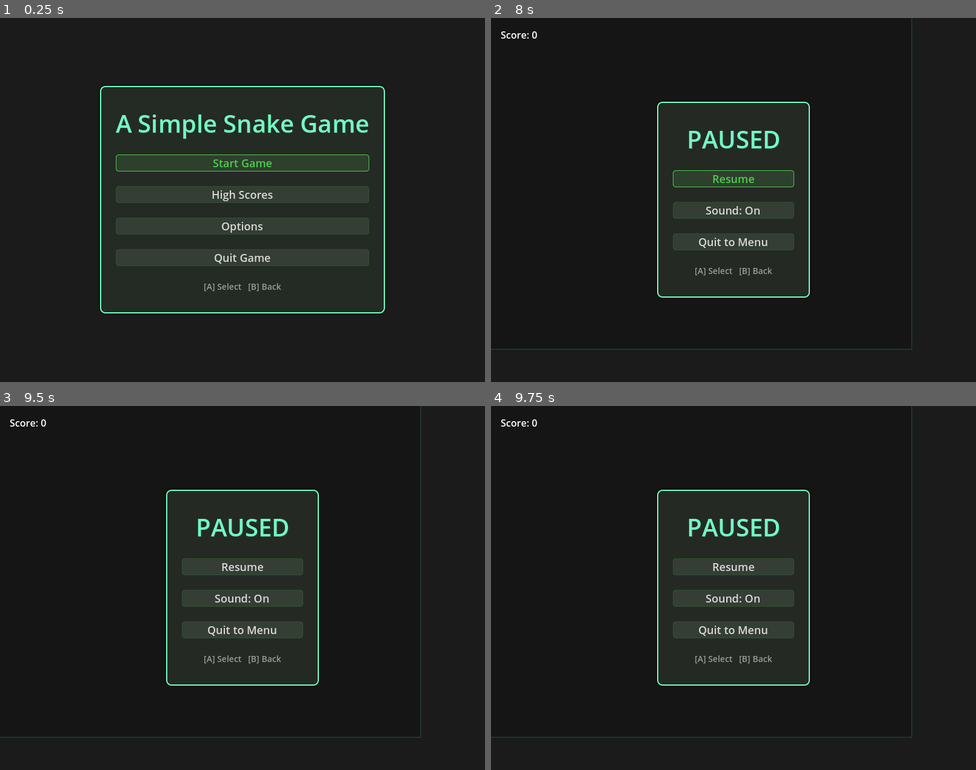
Above: before the commit, frames 1-4 (two rows, left to right).
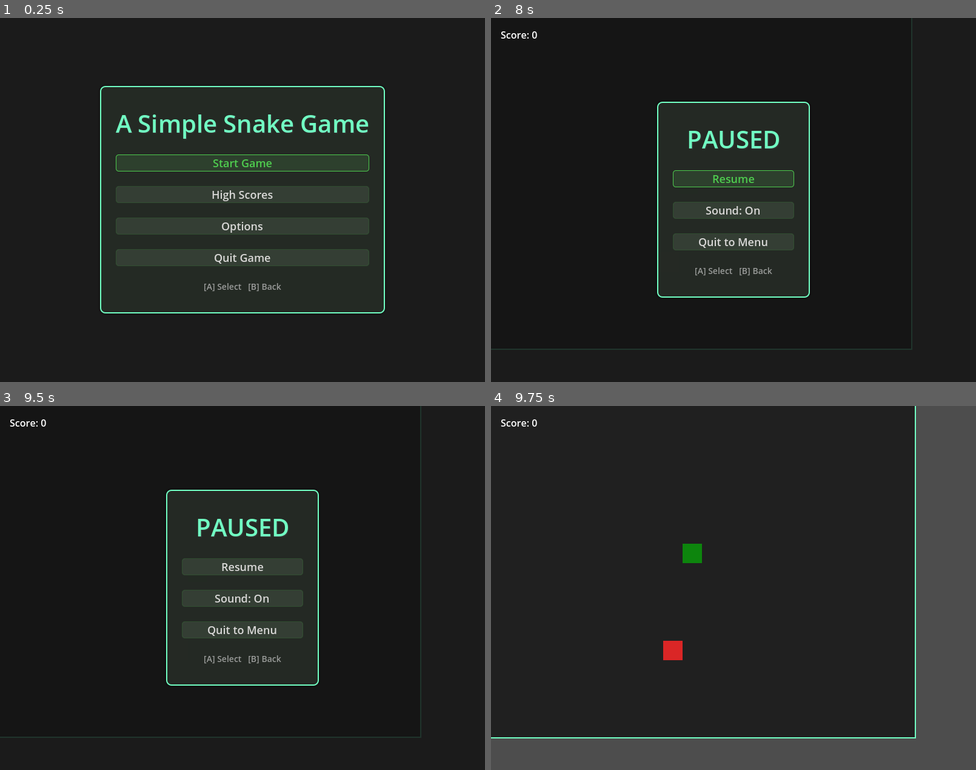
Above: after the commit, the same moments.

Repository: bluehexagons/snake2d
Game: Godot game, scene res://scenes/main/main.tscn
Two runs of this game, one before a commit and one after it. Both use one fixed random seed, a clock stepped at 60 frames per second and the inputs below.
Inputs (mouse positions are in pixels of both pictures, inside the frame that each line leads up to):
- Up to frame 1 (0.25 s): no input
- Up to frame 2 (8 s): click "Start Game" at 0.5 s; move the mouse to (840, 181) at 1.27 s; hold Right (right) 1.28-2.03 s; click (840, 181) at 1.42 s; move the mouse to (636, 218) at 2.02 s; hold Down (down) 2.03-2.78 s; move the mouse to (782, 119) at 2.77 s; hold Right (right) 2.78-3.53 s; move the mouse to (709, 272) at 3.52 s; hold Up (ui_up) 3.53-4.28 s; click (709, 272) at 3.67 s; move the mouse to (879, 254) at 4.27 s; hold Left (left) 4.28-5 s; tap Space (pause) at 4.9 s; click "Sound: On" at 5 s; click "Sound: Off" at 5.75 s; click "Resume" at 6.5 s; move the mouse to (588, 145) at 7.27 s; hold Left (left) from 7.28 s (still down); tap Escape (ui_cancel) at 7.9 s
- Up to frame 3 (9.5 s): move the mouse to (266, 588) at 8.02 s; release Left (left) at 8.03 s; hold Down (down) 8.03-8.78 s; click (266, 588) at 8.17 s; tap Enter at 8.75 s; move the mouse to (169, 497) at 8.77 s; hold Right (right) from 8.78 s (still down)
- Up to frame 4 (9.75 s): tap Space (pause) at 9.5 s; move the mouse to (840, 569) at 9.52 s; release Right (right) at 9.53 s; hold Up (ui_up) from 9.53 s (still down)

Frames 1-3 are identical in both runs. In frame 4, 25% of the frame differs, in the area x 0-100%, y 0-100%.

Commit message:
(w/AI) Save & restore settings, scroll high score list w/ gamepad

Diff:
--- a/autoload/audio_manager.gd
+++ b/autoload/audio_manager.gd
@@ -3,6 +3,7 @@
 enum Waveform {SINE, SQUARE, TRIANGLE, SAW}
 
 const BASE_FREQUENCY := 420.0  # About an A4 note
+const SETTINGS_FILE := "user://settings.dat"
 
 # Quality settings for square/saw waves
 const HARMONICS := 8  # Number of harmonics for complex waveforms
@@ -24,6 +25,43 @@
 		add_child(player)
 		audio_players.append(player)
 
+	# Load settings
+	load_settings()
+
+func _update_players() -> void:
+	for player in audio_players:
+		player.volume_db = -999.0 if is_muted else 0.0
+
+# Settings functions
+func save_settings() -> void:
+	var file := FileAccess.open(SETTINGS_FILE, FileAccess.WRITE)
+	if file:
+		# Save sound setting
+		file.store_8(1 if is_muted else 0)
+		# Save fullscreen setting
+		file.store_8(1 if DisplayServer.window_get_mode() == DisplayServer.WINDOW_MODE_FULLSCREEN else 0)
+
+func load_settings() -> void:
+	if FileAccess.file_exists(SETTINGS_FILE):
+		var file := FileAccess.open(SETTINGS_FILE, FileAccess.READ)
+		if file:
+			# Load sound setting
+			var muted := file.get_8() == 1
+			is_muted = muted
+			_update_players()
+
+			# Load fullscreen setting
+			var fullscreen := file.get_8() == 1
+			DisplayServer.window_set_mode(
+				DisplayServer.WINDOW_MODE_FULLSCREEN if fullscreen else DisplayServer.WINDOW_MODE_WINDOWED
+			)
+
+func reset_settings() -> void:
+	is_muted = false
+	_update_players()
+	DisplayServer.window_set_mode(DisplayServer.WINDOW_MODE_WINDOWED)
+	save_settings()
+
 func get_available_player() -> AudioStreamPlayer:
 	for player in audio_players:
 		if not player.playing:
@@ -32,8 +70,9 @@
 
 func toggle_mute() -> bool:
 	is_muted = !is_muted
-	for player in audio_players:
-		player.volume_db = -999.0 if is_muted else 0.0
+	_update_players()
+	save_settings()
+
 	return is_muted
 
 func play_move() -> void:
--- a/scenes/main/main.gd
+++ b/scenes/main/main.gd
@@ -204,6 +204,12 @@
 	in_high_scores_menu = false
 	_update_menu_focus()
 
+func reset_high_scores() -> void:
+	high_scores.clear()
+
+	var file := FileAccess.open("user://highscore.dat", FileAccess.WRITE)
+	file.close()
+
 func _on_quit_game_pressed() -> void:
 	# Ensure mouse is free before showing dialog
 	if not is_mobile:
@@ -295,7 +301,7 @@
 			_update_menu_focus()
 
 	# Handle pause input during gameplay
-	if in_game and not paused and Input.is_action_just_pressed("pause"):
+	if in_game and Input.is_action_just_pressed("pause"):
 		_toggle_pause()
 
 	if in_game and not paused and camera and camera_target != Vector2.ZERO:
@@ -381,6 +387,6 @@
 		elif in_options_menu:
 			_on_options_back_pressed()
 			get_viewport().set_input_as_handled()
-		elif in_game and not paused:
-			_set_paused(true)
+		elif in_game:
+			_toggle_pause()
 			get_viewport().set_input_as_handled()
--- a/scenes/ui/high_scores_menu.gd
+++ b/scenes/ui/high_scores_menu.gd
@@ -4,11 +4,38 @@
 
 @onready var scores_list: VBoxContainer = %ScoresList
 @onready var back_button: Button = %BackButton
+@onready var scroll_container: ScrollContainer = $PanelContainer/MarginContainer/VBoxContainer/ScoresContainer/ScrollContainer
+
+# Scroll speed for keyboard/gamepad navigation
+const SCROLL_SPEED: float = 6.66
 
 func _ready() -> void:
 	back_button.pressed.connect(_on_back_pressed)
 	back_button.button_down.connect(AudioManager.play_click)
 	back_button.focus_entered.connect(AudioManager.play_focus)
+
+func _process(delta: float) -> void:
+	# Handle input for scrolling
+	var scroll_input: float = Input.get_axis("ui_up", "ui_down")
+	if scroll_input != 0:
+		# Scroll the container based on input direction
+		scroll_container.scroll_vertical += int(scroll_input * SCROLL_SPEED)
+
+func _input(event: InputEvent) -> void:
+	if not self.visible:
+		return
+
+	var handled := false
+	# Handle gamepad stick input for scrolling
+	if event is InputEventJoypadMotion:
+		if event.axis == JOY_AXIS_LEFT_Y or event.axis == JOY_AXIS_RIGHT_Y:
+			if abs(event.axis_value) > 0.2:  # Small deadzone
+				var direction = sign(event.axis_value)
+				scroll_container.scroll_vertical += int(direction * SCROLL_SPEED * 0.5)
+				handled = true
+
+	if handled:
+		get_viewport().set_input_as_handled()
 
 func update_scores(scores: Array[int]) -> void:
 	for child in scores_list.get_children():
--- a/scenes/ui/options_menu.gd
+++ b/scenes/ui/options_menu.gd
@@ -5,6 +5,8 @@
 # Reference to AudioManager for sound handling
 var sound_button: Button
 var fullscreen_button: Button
+var reset_settings_button: Button
+var reset_scores_button: Button
 var back_button: Button
 
 # Called when the node enters the scene tree for the first time.
@@ -12,6 +14,8 @@
 	# Get button references
 	sound_button = %SoundButton
 	fullscreen_button = %FullscreenButton
+	reset_settings_button = %ResetSettingsButton
+	reset_scores_button = %ResetScoresButton
 	back_button = %BackButton
 
 	# Connect signals
@@ -20,6 +24,12 @@
 
 	fullscreen_button.pressed.connect(_on_fullscreen_toggled)
 	fullscreen_button.button_down.connect(AudioManager.play_click)
+
+	reset_settings_button.pressed.connect(_on_reset_settings_pressed)
+	reset_settings_button.button_down.connect(AudioManager.play_click)
+
+	reset_scores_button.pressed.connect(_on_reset_scores_pressed)
+	reset_scores_button.button_down.connect(AudioManager.play_click)
 
 	back_button.pressed.connect(_on_back_pressed)
 	back_button.button_down.connect(AudioManager.play_click)
@@ -40,6 +50,28 @@
 	else:
 		DisplayServer.window_set_mode(DisplayServer.WINDOW_MODE_FULLSCREEN)
 	update_fullscreen_button()
+	AudioManager.save_settings()
+
+func _on_reset_settings_pressed() -> void:
+	var dialog := ConfirmationDialog.new()
+	dialog.title = "Reset Settings"
+	dialog.dialog_text = "Are you sure you want to reset all settings?"
+	dialog.confirmed.connect(func():
+		AudioManager.reset_settings()
+		update_button_states()
+	)
+	add_child(dialog)
+	dialog.popup_centered()
+
+func _on_reset_scores_pressed() -> void:
+	var dialog := ConfirmationDialog.new()
+	dialog.title = "Reset High Scores"
+	dialog.dialog_text = "Are you sure you want to reset all high scores?"
+	dialog.confirmed.connect(func():
+		get_node("/root/Main").reset_high_scores()
+	)
+	add_child(dialog)
+	dialog.popup_centered()
 
 func _on_back_pressed() -> void:
 	options_closed.emit()
--- a/scenes/ui/options_menu.tscn
+++ b/scenes/ui/options_menu.tscn
@@ -46,14 +46,30 @@
 custom_minimum_size = Vector2(200, 0)
 layout_mode = 2
 focus_neighbor_top = NodePath("../SoundButton")
+focus_neighbor_bottom = NodePath("../ResetSettingsButton")
+text = "Fullscreen: Off"
+
+[node name="ResetSettingsButton" type="Button" parent="PanelContainer/MarginContainer/VBoxContainer"]
+unique_name_in_owner = true
+custom_minimum_size = Vector2(200, 0)
+layout_mode = 2
+focus_neighbor_top = NodePath("../FullscreenButton")
+focus_neighbor_bottom = NodePath("../ResetScoresButton")
+text = "Reset Settings"
+
+[node name="ResetScoresButton" type="Button" parent="PanelContainer/MarginContainer/VBoxContainer"]
+unique_name_in_owner = true
+custom_minimum_size = Vector2(200, 0)
+layout_mode = 2
+focus_neighbor_top = NodePath("../ResetSettingsButton")
 focus_neighbor_bottom = NodePath("../BackButton")
-text = "Fullscreen: Off"
+text = "Reset High Scores"
 
 [node name="BackButton" type="Button" parent="PanelContainer/MarginContainer/VBoxContainer"]
 unique_name_in_owner = true
 custom_minimum_size = Vector2(200, 0)
 layout_mode = 2
-focus_neighbor_top = NodePath("../FullscreenButton")
+focus_neighbor_top = NodePath("../ResetScoresButton")
 focus_neighbor_bottom = NodePath("../SoundButton")
 text = "Back to Menu"
 
Not shown: 1 places in scenes/ui/options_menu.tscn that only renumber resources
